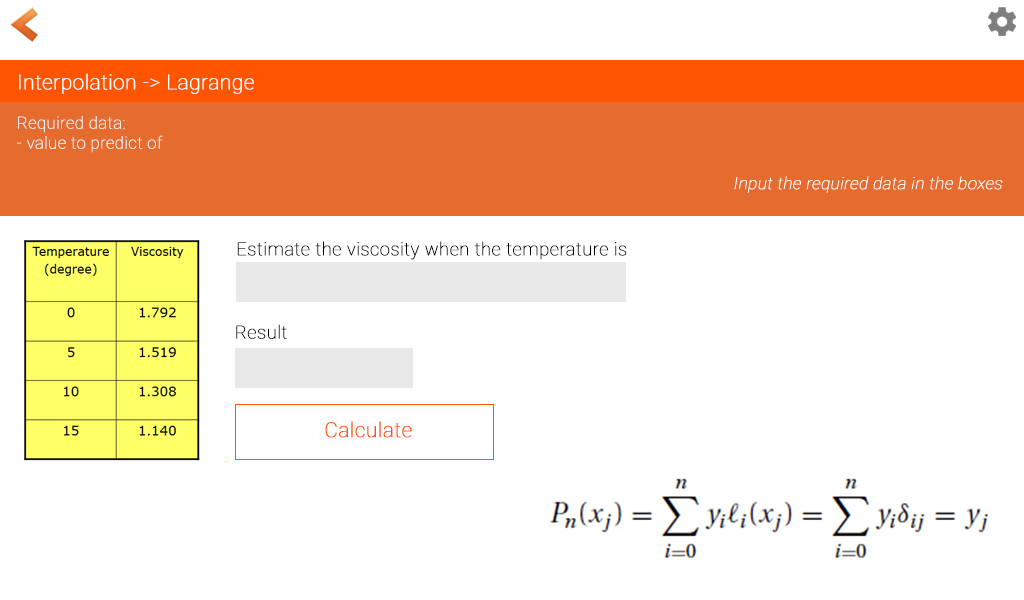
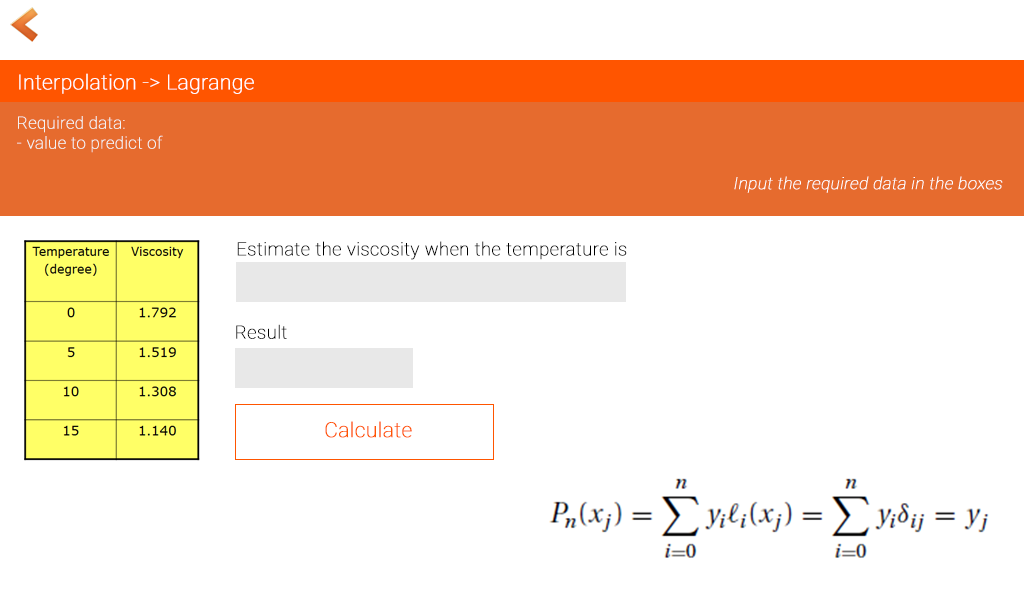
Comparing the layer stacks of the two 1024 × 600 images. Changes:
removed layer "Settings Icon" over (x1=988, y1=7, x2=1016, y2=36)
